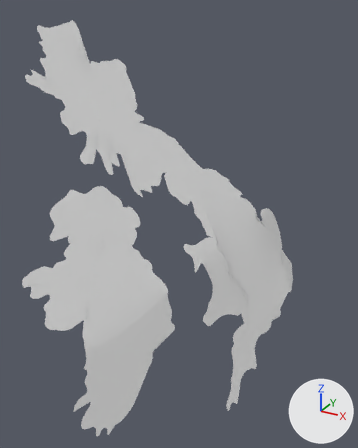
Two versions of the FBX model Untitled.fbx, one commit apart.
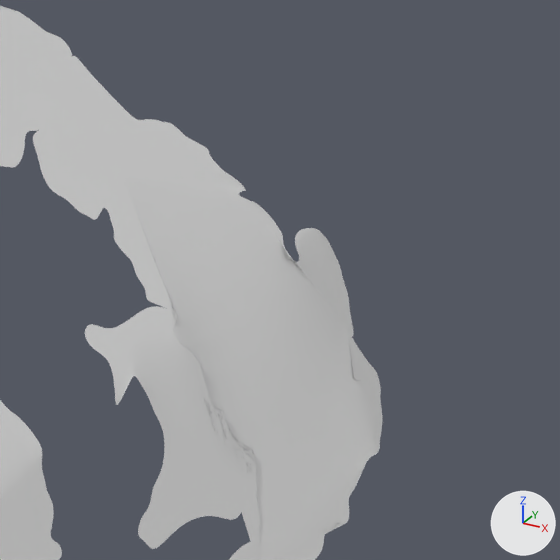
Each version appears first whole from a camera (50 mm lens) standing at (0.9149, -0.2447, 0.666) and looking at (0.7982, -0.0326, 0.5599), and next in a close-up on the part from 43% to 100% of the width and 28% to 74% of the height. The axes (+X, +Y, +Z) are drawn at lower right. The lights are the same throughout. The older version's two pictures come first.

In view in the first close-up: 'England', 'Ireland', 'Scotland', 'Wales'.
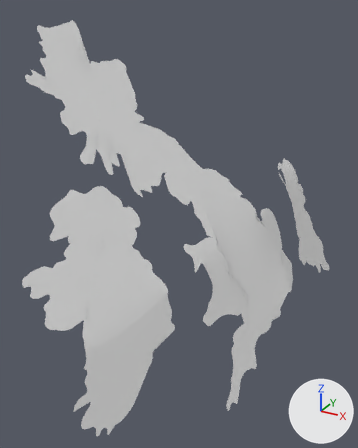
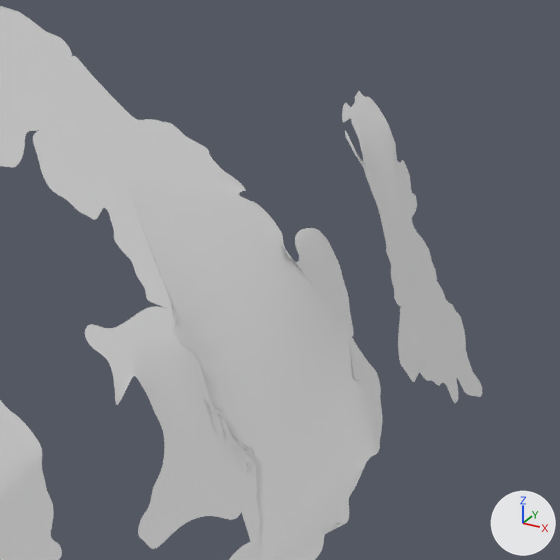
Commit message: NL and Belgium

The change, as a diff of the scene's bpy script:
```diff
--- a/Untitled.fbx.py
+++ b/Untitled.fbx.py
@@ me_mesh_003_1 @@
+me_mesh_003_1.from_pydata(...)  # 3205 vertices, 2576 faces; spans x 0.8138..0.8419, y 0.051..0.1027, z 0.5199..0.5661
+me_mesh_003_1.materials.append(mat_material_001)  # its picture is missing
@@ me_mesh_1 @@
+me_mesh_1.from_pydata(...)  # 1641 vertices, 1312 faces; spans x 0.8392..0.8577, y 0.037..0.0949, z 0.4908..0.5281
+me_mesh_1.materials.append(mat_material_001)  # its picture is missing
@@ ob_netherlands @@
+ob_netherlands = bpy.data.objects.new('Netherlands', me_mesh_003_1)
+ob_netherlands.location = (0.0, 0.0, 0.0)
@@ ob_belgium @@
+ob_belgium = bpy.data.objects.new('Belgium', me_mesh_1)
+ob_belgium.location = (0.0, 0.0, 0.0)
```

Location of each change, (x1, y1, x2, y2) in pixels of the close-ups (560 x 560 px):
'Netherlands', added
    after: (342, 91, 437, 306)
'Belgium', added
    after: (398, 271, 482, 403)
